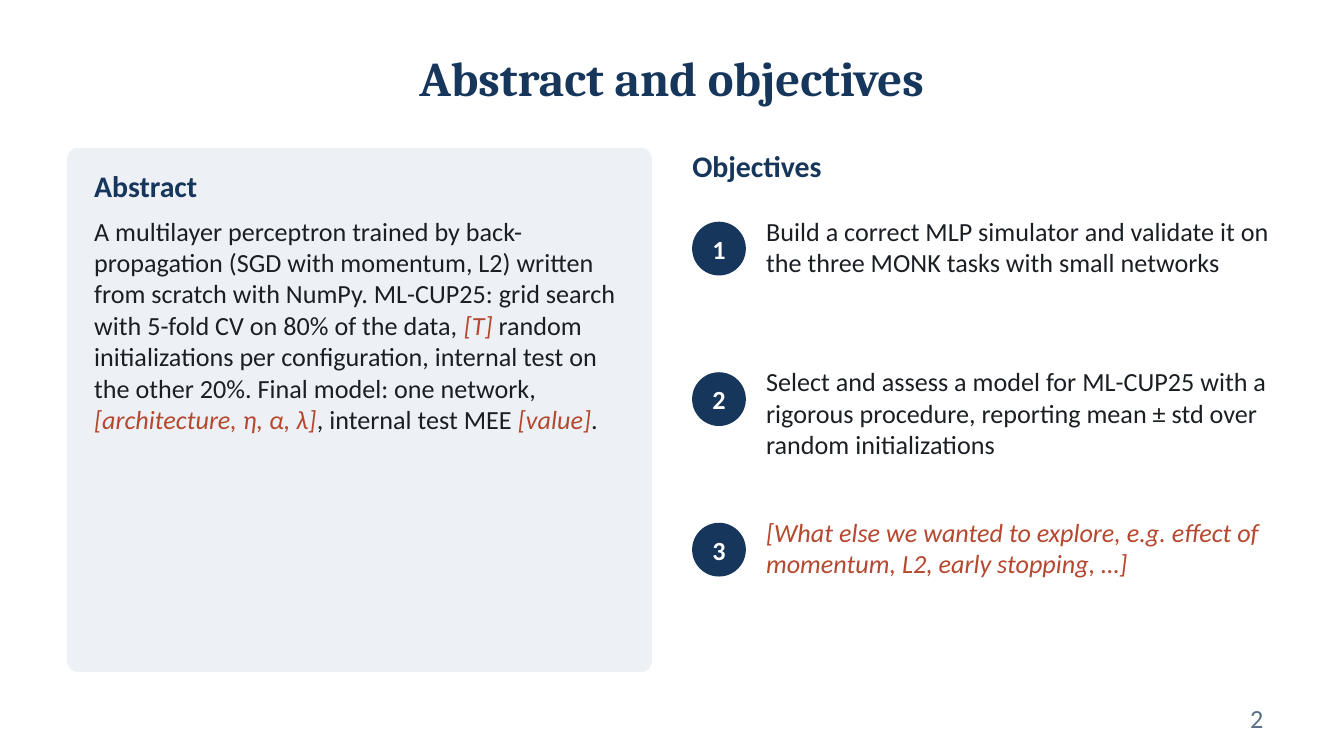
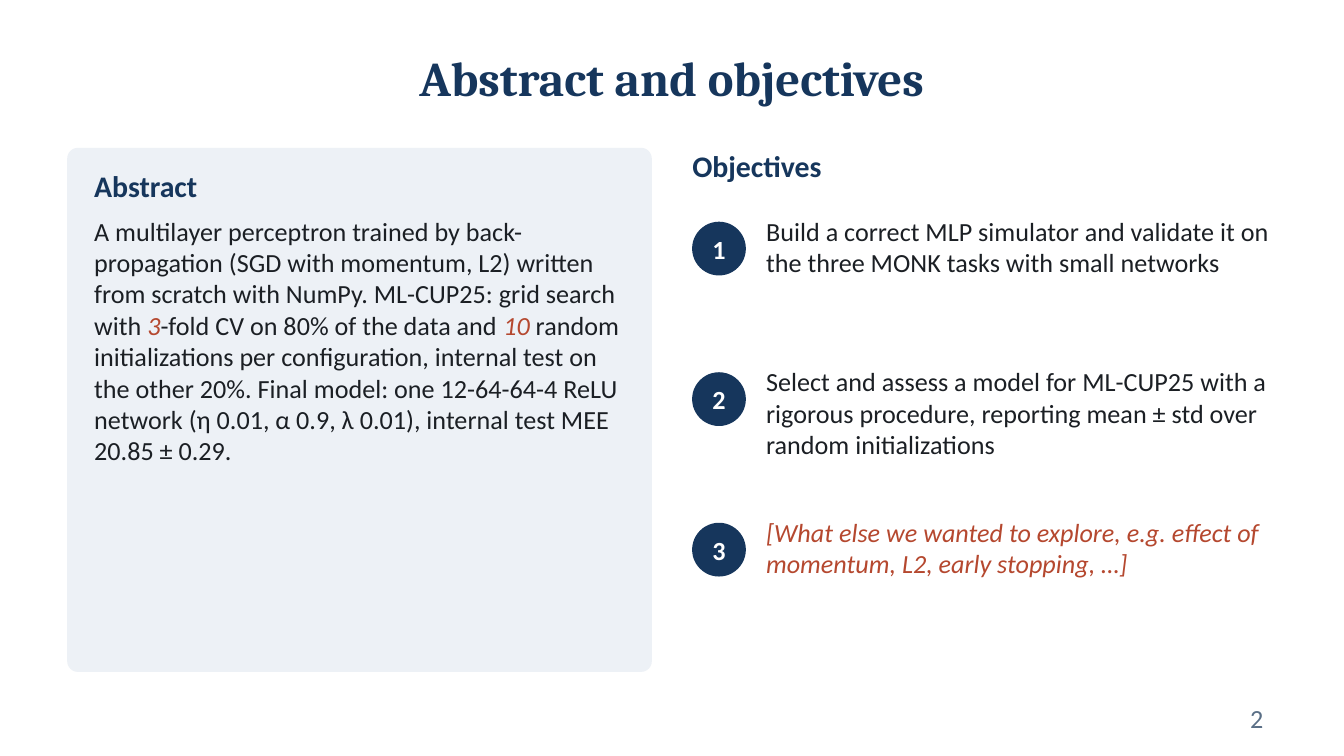
Before and after one commit to Fred-ef/ml_proj, a slide deck: slide 2 of Federico_Cristofaro_ML-2025_slides.pptx. Drawn at 1344x756 pixels with LibreOffice and Linux fonts; fonts in the diff are those of the drawing. Boxes give left, top, right and bottom in pixels: in the first picture for what was removed or moved away, otherwise in the second. Text is boxed around its words. In the diff, an @@ line names an element or a change of style, - is before the commit and + after.

```diff
--- a/Federico_Cristofaro_ML-2025_slides.pptx
+++ b/Federico_Cristofaro_ML-2025_slides.pptx
@@ text at <box>94,223,619,460</box>: text changed @@
-A multilayer perceptron trained by back-propagation (SGD with momentum, L2) written from scratch with NumPy. ML-CUP25: grid search with 5-fold CV on 80% of the data, [T] random initializations per configuration, internal test on the other 20%. Final model: one network, [architecture, η, α, λ], internal test MEE [value].
+A multilayer perceptron trained by back-propagation (SGD with momentum, L2) written from scratch with NumPy. ML-CUP25: grid search with 3-fold CV on 80% of the data and 10 random initializations per configuration, internal test on the other 20%. Final model: one 12-64-64-4 ReLU network (η 0.01, α 0.9, λ 0.01), internal test MEE 20.85 ± 0.29.
```
Also in this commit, not shown: 13 other slides changed, 2 slides added, 3 slides removed.
